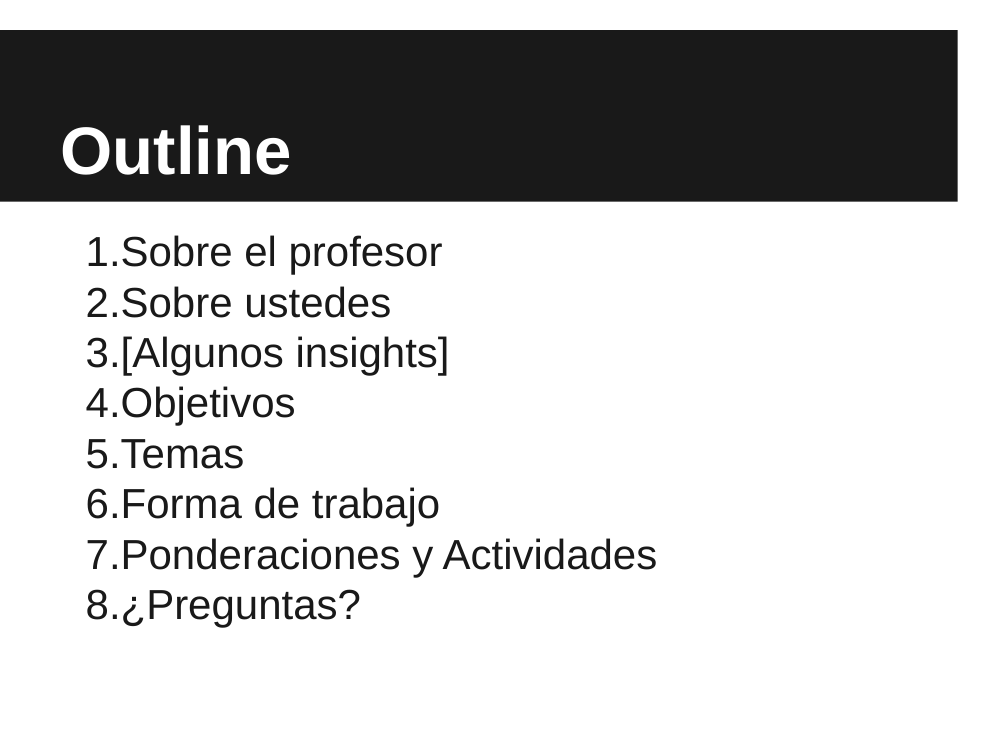
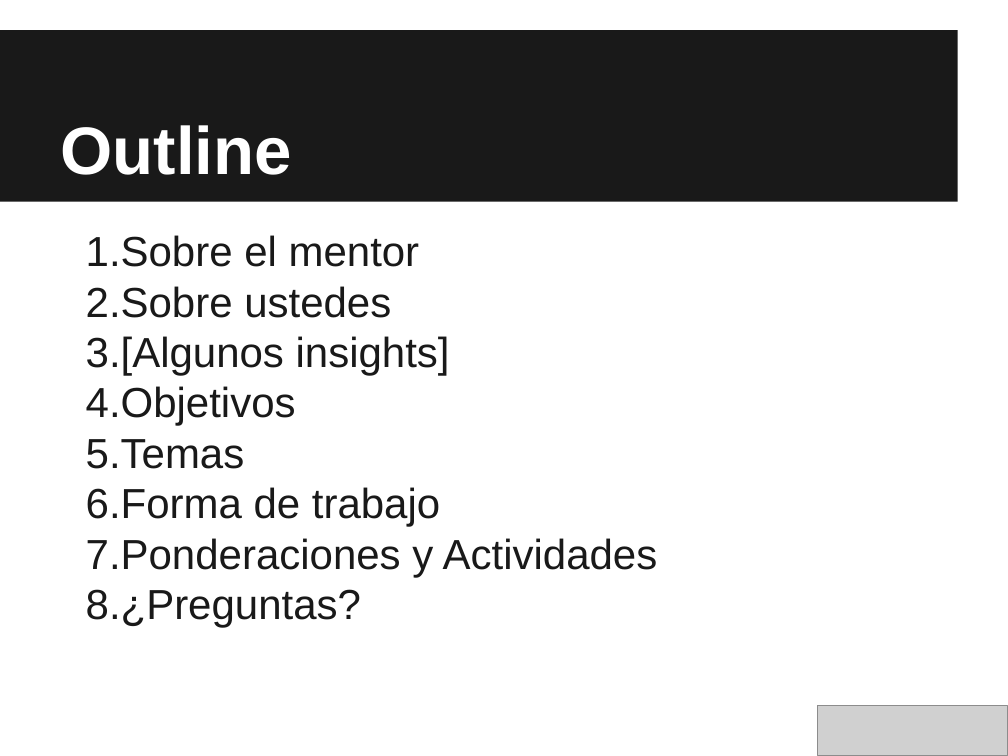
Before and after one commit to hackerschoolmty/newbies, a slide deck: slide 3 of Semana1/0. Intro/Newbies - Clase 0_ Inicio.pptx. Drawn at 1008x756 pixels with LibreOffice and Linux fonts; fonts in the diff are those of the drawing; grey boxes stand for pictures. Boxes give left, top, right and bottom in pixels: in the first picture for what was removed or moved away, otherwise in the second. Text is boxed around its words. In the diff, an @@ line names an element or a change of style, - is before the commit and + after.

```diff
--- a/Semana1/0. Intro/Newbies - Clase 0_ Inicio.pptx
+++ b/Semana1/0. Intro/Newbies - Clase 0_ Inicio.pptx
@@ text at (86, 235, 420, 267): text changed @@
-1. Sobre el profesor
+1. Sobre el mentor
@@ picture added at (817, 706, 1008, 756) @@
```
Also in this commit, not shown: 17 other slides changed, 4 slides added, 2 slides removed, 29 other files.
